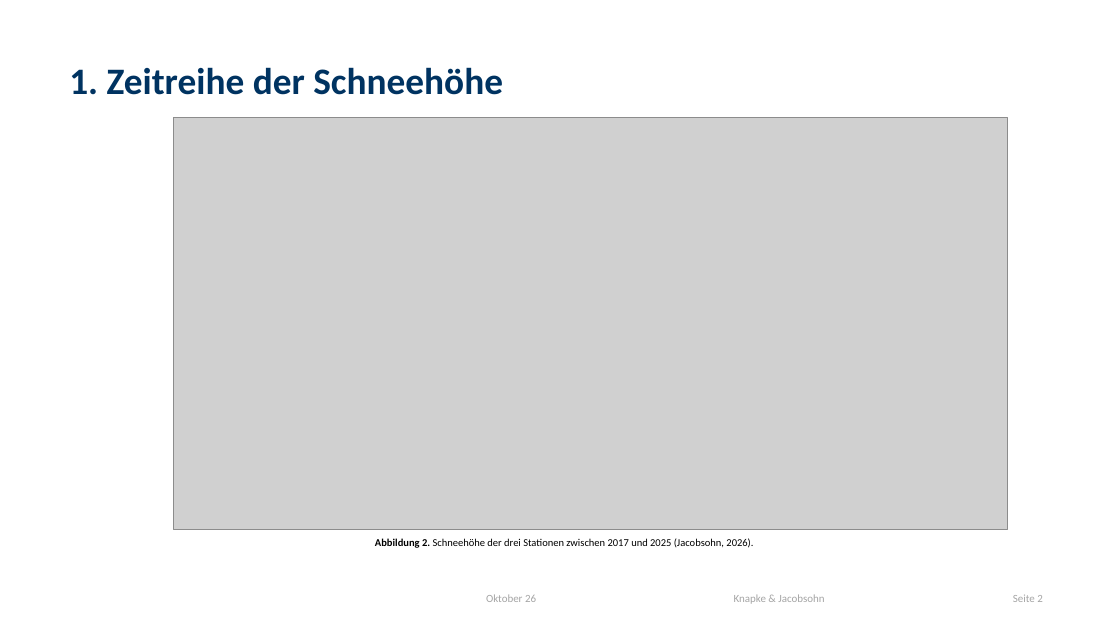
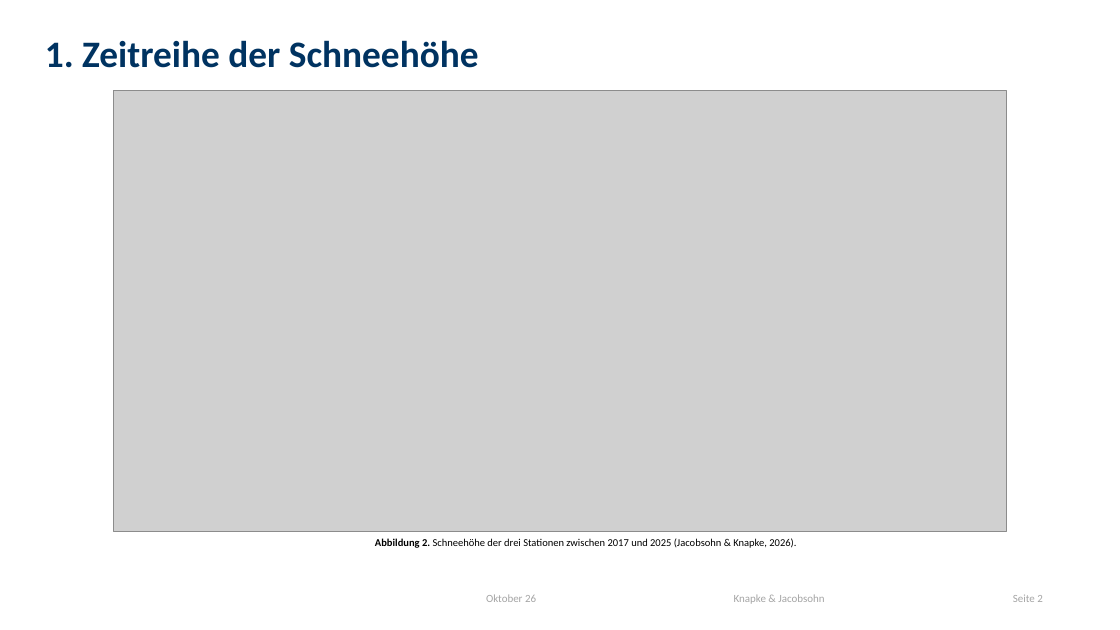
Before and after one commit to 20jacobs/Snow_rofental, a slide deck: slide 2 of Schnee_Datenanalyse.pptx. Drawn at 1120x630 pixels with LibreOffice and Linux fonts; fonts in the diff are those of the drawing; grey boxes stand for pictures; background and template pictures are left out. Boxes give left, top, right and bottom in pixels: in the first picture for what was removed or moved away, otherwise in the second. Text is boxed around its words. In the diff, an @@ line names an element or a change of style, - is before the commit and + after.

```diff
--- a/Schnee_Datenanalyse.pptx
+++ b/Schnee_Datenanalyse.pptx
@@ text "1. Zeitreihe der Schneehöhe": place and size @@
-text "1. Zeitreihe der Schneehöhe" at (69, 67, 503, 95)
+text "1. Zeitreihe der Schneehöhe" at (45, 40, 479, 68)
@@ picture: place and size @@
-picture at (173, 118, 1007, 530)
+picture at (113, 91, 1007, 532)
@@ text at (375, 538, 796, 548): text changed @@
-Abbildung 2. Schneehöhe der drei Stationen zwischen 2017 und 2025 (Jacobsohn, 2026).
+Abbildung 2. Schneehöhe der drei Stationen zwischen 2017 und 2025 (Jacobsohn & Knapke, 2026).
```
Also in this commit, not shown: 6 other slides changed, 1 slide added, 6 other files.
